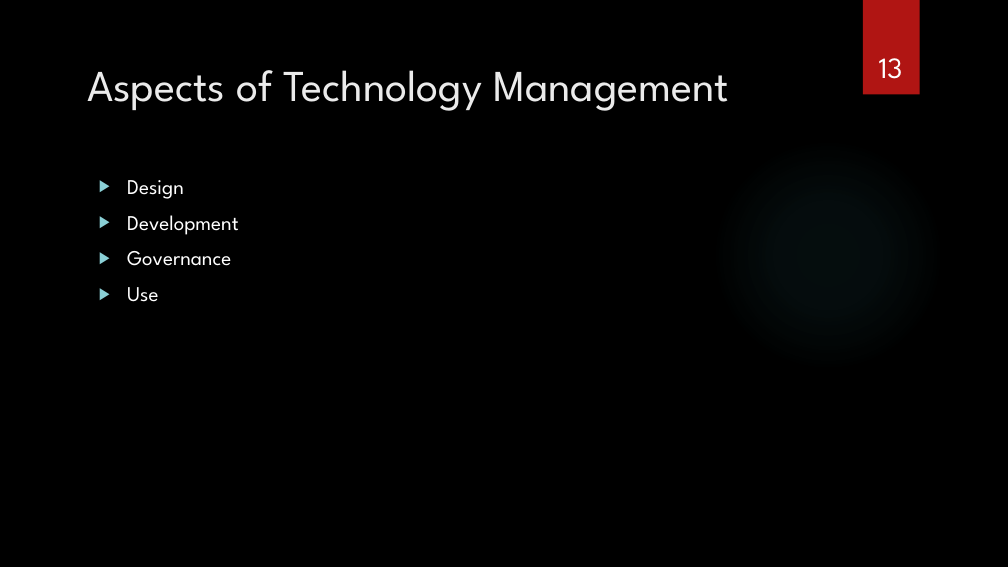
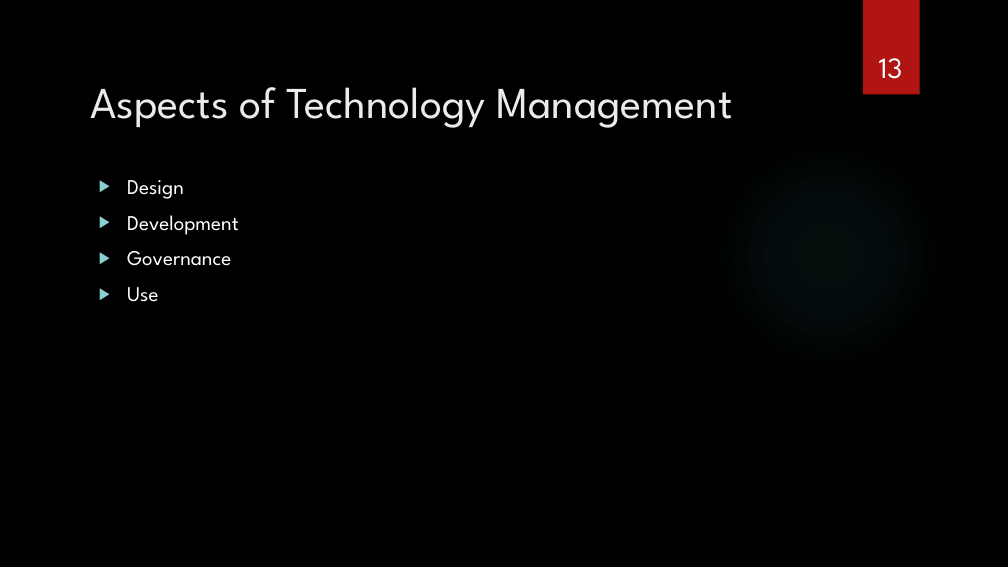
Before and after one commit to spaggiari65/present, a slide deck: slide 13 of Chapter12.pptx. Drawn at 1008x567 pixels with LibreOffice and Linux fonts; fonts in the diff are those of the drawing; background and template pictures are left out. Boxes give left, top, right and bottom in pixels: in the first picture for what was removed or moved away, otherwise in the second. Text is boxed around its words. In the diff, an @@ line names an element or a change of style, - is before the commit and + after.

```diff
--- a/Chapter12.pptx
+++ b/Chapter12.pptx
@@ title "Aspects of Technology Management": place and size @@
-title "Aspects of Technology Management" at box(87, 70, 729, 111)
+title "Aspects of Technology Management" at box(90, 87, 733, 128)
```
Also in this commit, not shown: 8 other slides changed, 4 slides added.
